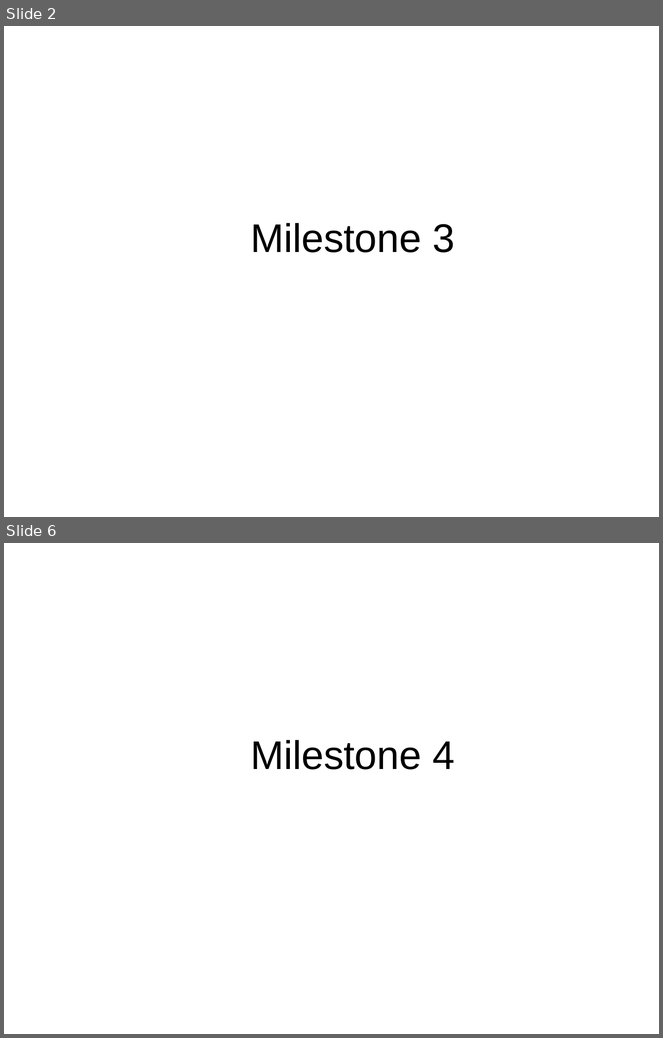
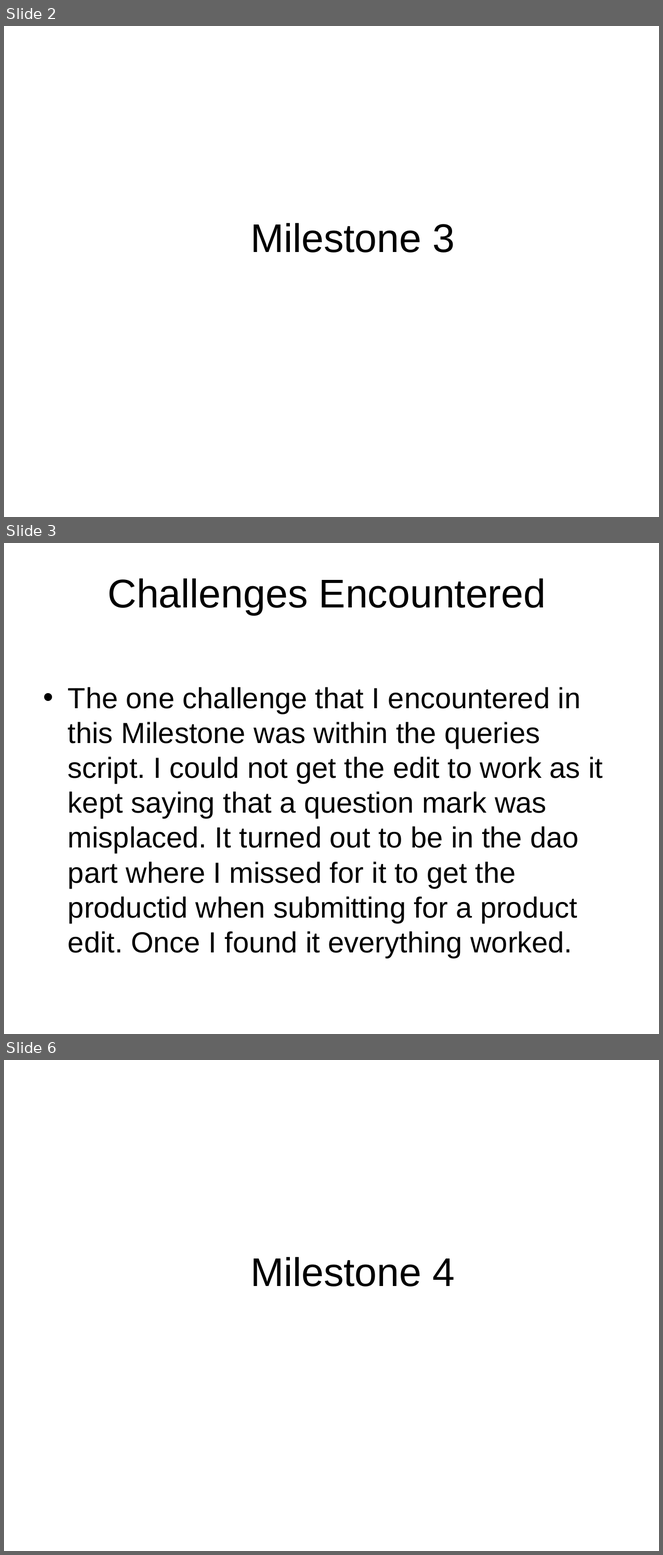
Before and after one commit to rcoon1/CST-391, a slide deck: Milestones/Milestone 6/Milestone6Rcoon.pptx. Shown one above the other, each under a label of ours: slides 2 and 6 before the commit, slides 2, 3 and 6 after it; the slides between them are not shown. The pictures are 663x1038 and 663x1555 pixels, drawn with LibreOffice and Linux fonts; fonts in the diff are those of the drawing; background and template pictures are left out. Boxes give left, top, right and bottom in pixels: in the first picture for what was removed or moved away, otherwise in the second. Text is boxed around its words. In the diff, an @@ line names an element or a change of style, - is before the commit and + after.

```diff
--- a/Milestones/Milestone 6/Milestone6Rcoon.pptx
+++ b/Milestones/Milestone 6/Milestone6Rcoon.pptx
@@ slide 3 added at (4, 543, 659, 1034), background picture (left out) @@
@@ title added at (107, 578, 546, 615), 44 pt, text #000000 @@
+Challenges Encountered
@@ text added at (68, 687, 603, 958), 32 pt, text #000000 @@
+• The one challenge that I encountered in this Milestone was within the queries script. I could not get the edit to work as it kept saying that a question mark was misplaced. It turned out to be in the dao part where I missed for it to get the productid when submitting for a product edit. Once I found it everything worked.
```
Also in this commit, not shown: 7 slides changed, 2 other slides added, 1 slide removed, 1 other file.
